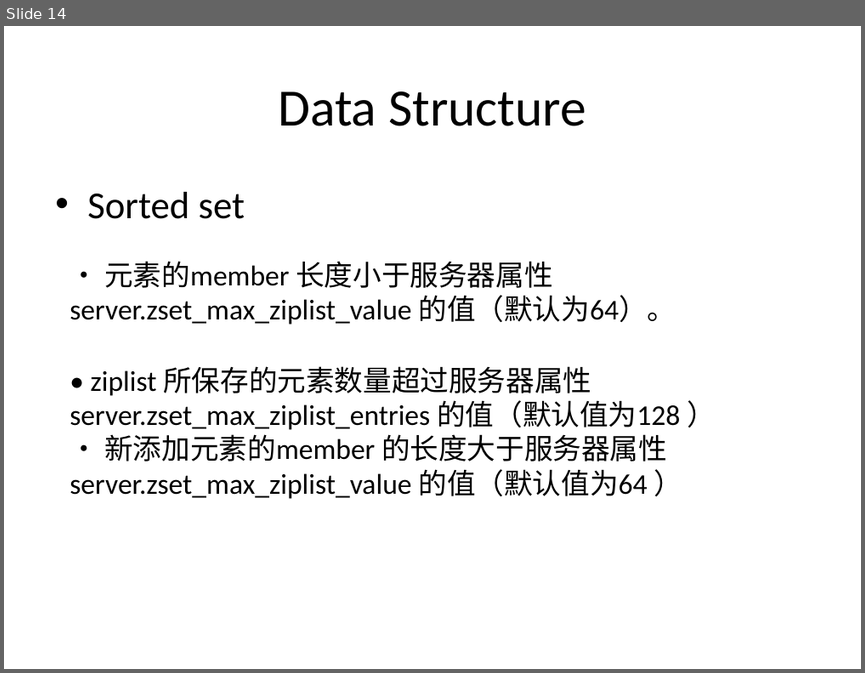
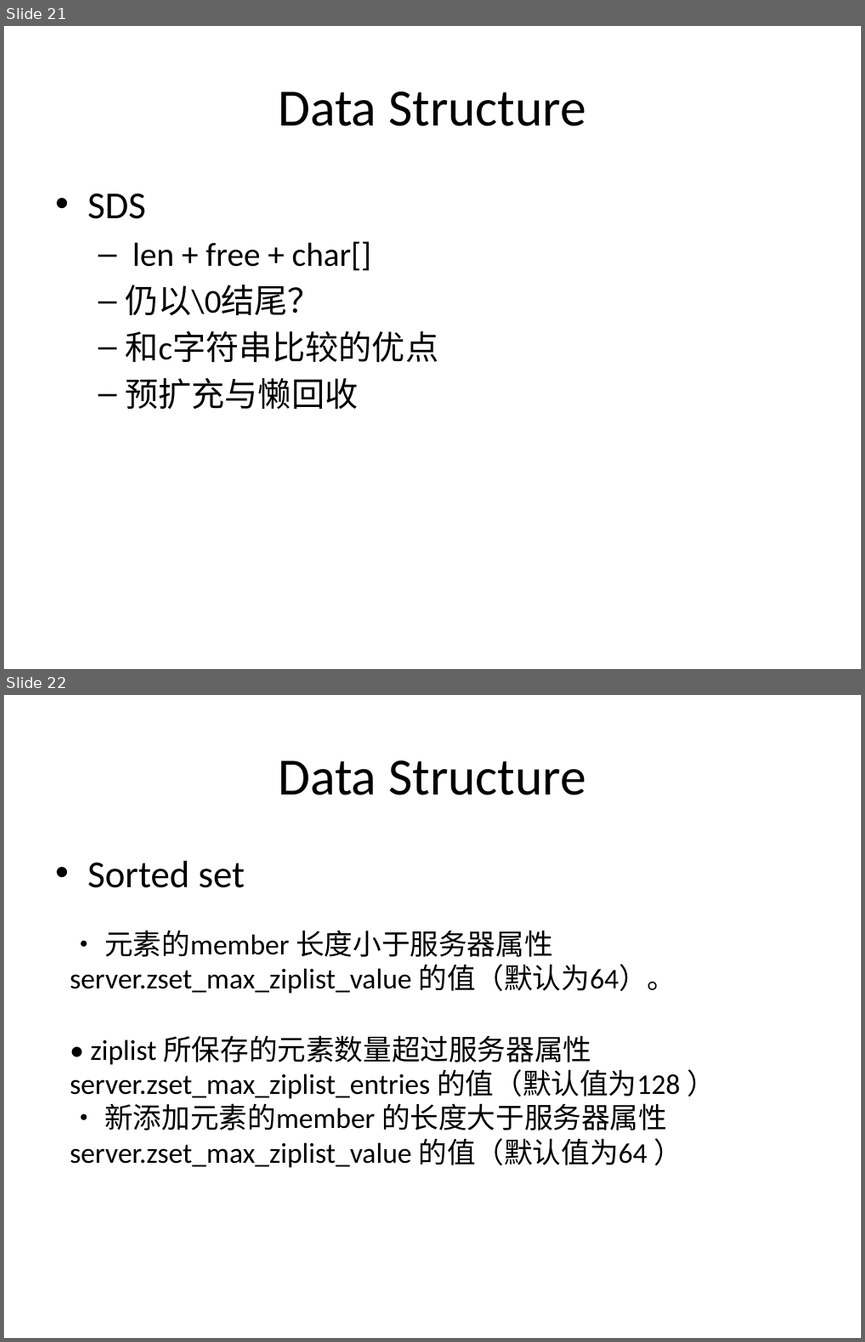
Before and after one commit to humanbeingxx/notes, a slide deck: redis/redis分享.pptx. Shown one above the other, each under a label of ours: slide 14 before the commit, slides 21 and 22 after it. The pictures are 865x673 and 865x1342 pixels, drawn with LibreOffice and Linux fonts; fonts in the diff are those of the drawing. Boxes give left, top, right and bottom in pixels: in the first picture for what was removed or moved away, otherwise in the second. Text is boxed around its words. In the diff, an @@ line names an element or a change of style, - is before the commit and + after.

```diff
--- a/redis/redis分享.pptx
+++ b/redis/redis分享.pptx
@@ slide 21 added at [4, 26, 861, 669], background #FFFFFF @@
@@ title added at [278, 91, 586, 126], 44 pt, text #000000 @@
+Data Structure
@@ text added at [87, 193, 438, 409], 28 pt, text #000000 @@
+• SDS
+  – len + free + char[]
+  – 仍以\0结尾？
+  – 和c字符串比较的优点
+  – 预扩充与懒回收
@@ what was slide 14 is now slide 22 @@
```
Also in this commit, not shown: 8 other slides added.
